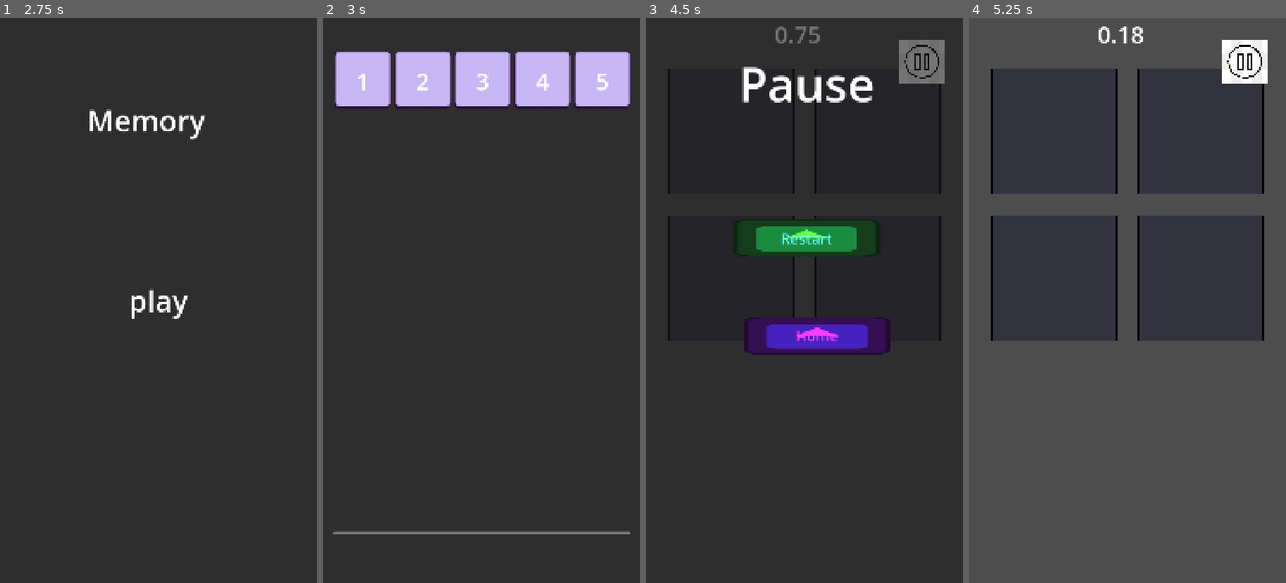
Above: before the commit, frames 1-4 (left to right).
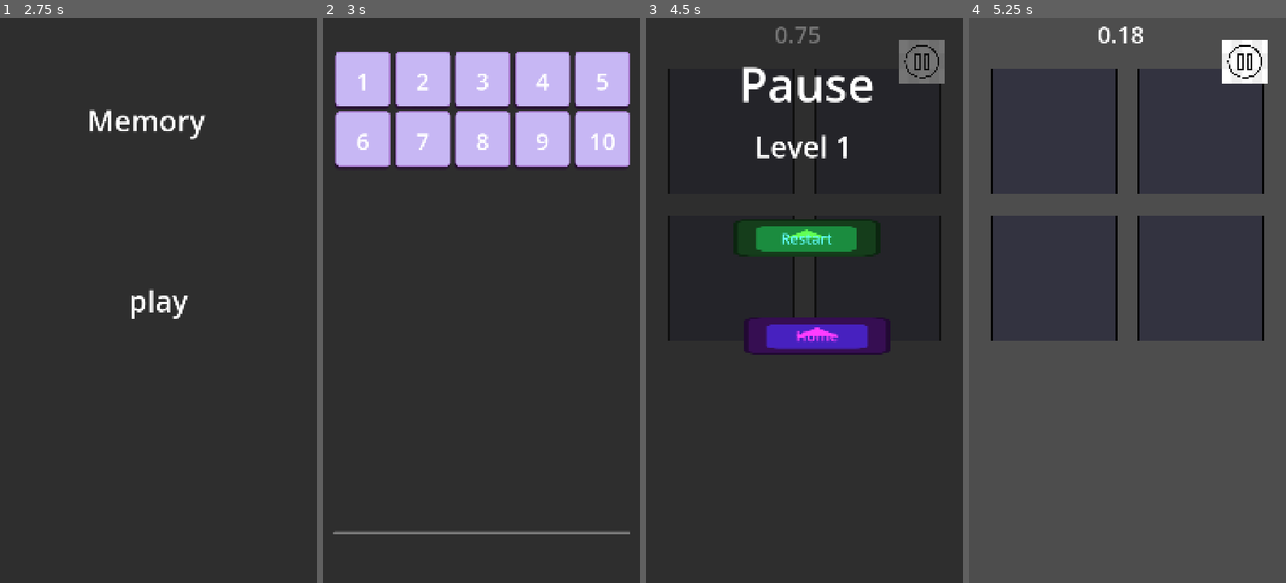
Above: after the commit, the same moments.

Repository: sabarnamaity-capsitech/SampleGameArchitecture
Game: Godot game, scene res://Scenes/Boot.tscn
The game is run twice, just before and just after one commit, with the same random seed, the same clock (stepped at 60 frames per second) and the same inputs. The engine's default icon, where the game draws it, is replaced by a stand-in: a white triangle on a blue panel in a dark square.
Inputs (mouse positions are in pixels of both pictures, inside the frame that each line leads up to):
- Up to frame 1 (2.75 s): tap Enter at 0.5, 2 s; move the mouse to (228, 272) at 0.52 s; click (228, 272) at 0.67 s; tap Space at 1.25 s; move the mouse to (95, 328) at 1.27 s; click (95, 328) at 1.42 s; move the mouse to (190, 176) at 2.02 s; click (190, 176) at 2.17 s
- Up to frame 2 (3 s): click "play" at 2.75 s
- Up to frame 3 (4.5 s): click "1" at 3.5 s; click (921, 63) at 4.25 s
- Up to frame 4 (5.25 s): click "Restart" at 5 s

Frame 1 is identical in both runs. In frame 2, 8.8% of the frame differs, in the area x 3-97%, y 16-27%; in frame 3, 0.4%; in frame 4, nothing differs.

Commit message:
pause,win connection modified, and levels added in resource

Diff:
--- a/Resource/LevelData.tres
+++ b/Resource/LevelData.tres
@@ -4,5 +4,5 @@
 
 [resource]
 script = ExtResource("1_wojvh")
-grid_sizes = Array[Vector2i]([Vector2i(2, 2), Vector2i(3, 2), Vector2i(4, 2), Vector2i(2, 2), Vector2i(5, 2)])
+grid_sizes = Array[Vector2i]([Vector2i(2, 2), Vector2i(3, 2), Vector2i(4, 2), Vector2i(2, 2), Vector2i(5, 2), Vector2i(3, 4), Vector2i(4, 4), Vector2i(4, 2), Vector2i(4, 3), Vector2i(2, 6)])
 metadata/_custom_type_script = "uid://disl4wede2xde"
--- a/Scenes/MemoryBoardController.gd
+++ b/Scenes/MemoryBoardController.gd
@@ -26,6 +26,8 @@
 	_game = game
 	_sound = sound
 	_ui = GameService.ui
+	if not GameBus.level_restarted.is_connected(_on_restart):
+		GameBus.level_restarted.connect(_on_restart)
 	_initialize()
 func _initialize() -> void:
 	var level_id := _game.current_level_id
@@ -34,8 +36,8 @@
 
 	_game.start_level(level_id)
 
-	if not GameBus.level_restarted.is_connected(_on_restart):
-		GameBus.level_restarted.connect(_on_restart)
+	# if not GameBus.level_restarted.is_connected(_on_restart):
+	# 	GameBus.level_restarted.connect(_on_restart)
 
 	_build_board()
 
@@ -44,7 +46,8 @@
 	if game_panel and game_panel.has_method("setup"):
 		game_panel.setup(_game, _sound, _ui)
 func _ready() -> void:
-	pass
+	GameBus.level_restarted.connect(_on_restart)
+	# pass
 
 func _on_restart(_id: int) -> void:
 	_build_board()
--- a/Scenes/PausePanel.gd
+++ b/Scenes/PausePanel.gd
@@ -5,11 +5,12 @@
 var _ui:UIManager
 @export var restart_button: TextureButton
 @export var home_button: TextureButton
-
+@export var level_label: Label
 func _ready() -> void:
 	process_mode = Node.PROCESS_MODE_ALWAYS
 	restart_button.pressed.connect(_on_restart_pressed)
 	home_button.pressed.connect(_on_home_pressed)
+	GameBus.game_paused.connect(_on_game_paused)
 func setup(sound: AudioManager, ui: UIManager, game: GameManager, scene: SceneManager) -> void:
 	_sound = sound
 	_ui = ui
@@ -21,7 +22,9 @@
 	get_tree().paused = false
 	_ui.pop("pause")
 	_game.restart_current()
-
+func _on_game_paused(level_id: int) -> void:
+	print("Game paused for level: ", level_id)
+	level_label.text = "Level %d" % level_id
 func _on_home_pressed() -> void:
 	print("Home pressed")
 	_sound.play("click")
--- a/Scenes/Pause_Panel.tscn
+++ b/Scenes/Pause_Panel.tscn
@@ -9,7 +9,10 @@
 [sub_resource type="LabelSettings" id="LabelSettings_i4erg"]
 font_size = 50
 
-[node name="PausePanel" type="Control" unique_id=1487180464 node_paths=PackedStringArray("restart_button", "home_button")]
+[sub_resource type="LabelSettings" id="LabelSettings_ukbof"]
+font_size = 100
+
+[node name="PausePanel" type="Control" unique_id=1487180464 node_paths=PackedStringArray("restart_button", "home_button", "level_label")]
 layout_mode = 3
 anchors_preset = 15
 anchor_right = 1.0
@@ -20,6 +23,7 @@
 script = ExtResource("1_ukbof")
 restart_button = NodePath("Panel/Restart")
 home_button = NodePath("Panel/Homebtn")
+level_label = NodePath("Panel/Label2")
 
 [node name="Panel" type="Panel" parent="." unique_id=452676681]
 layout_mode = 1
@@ -107,3 +111,16 @@
 label_settings = SubResource("LabelSettings_i4erg")
 horizontal_alignment = 1
 vertical_alignment = 1
+
+[node name="Label2" type="Label" parent="Panel" unique_id=163169334]
+layout_mode = 1
+anchors_preset = 5
+anchor_left = 0.5
+anchor_right = 0.5
+offset_left = -33.0
+offset_top = 368.0
+offset_right = 24.0
+offset_bottom = 505.0
+grow_horizontal = 2
+text = "1"
+label_settings = SubResource("LabelSettings_ukbof")
--- a/Scenes/WinPanel.gd
+++ b/Scenes/WinPanel.gd
@@ -6,6 +6,7 @@
 var _scene: SceneManager
 
 @export var time_label: Label
+@export var level_label: Label
 @export var retry_button: TextureButton
 @export var home_button: TextureButton
 
@@ -16,15 +17,22 @@
 	_scene = scene
 
 func _ready() -> void:
-	var t: float = _game.get_elapsed_time()
-	time_label.text = "Time: %.1fs" % t
+	print("WIN PANEL READY")
+	# var t: float = _game.get_elapsed_time()
+	# time_label.text = "Time: %.1fs" % t
+	GameBus.level_won.connect(_on_level_won)
 	retry_button.pressed.connect(_on_retry_pressed)
 	home_button.pressed.connect(_on_home_pressed)
 
 func _on_retry_pressed() -> void:
 	_ui.pop("win")
 	_game.restart_current()
-
+func _on_level_won(level_id: int, time_taken: float) -> void:
+	print("WIN SIGNAL RECEIVED")
+	print("LEVEL: ", level_id)
+	print("TIME: ", time_taken)
+	time_label.text = "%.2f s" % time_taken
+	level_label.text = "Level %d" % level_id
 func _on_home_pressed() -> void:
 	_ui.pop("win")
 	_scene.go_to("home")
--- a/Scenes/WinPanel.tscn
+++ b/Scenes/WinPanel.tscn
@@ -12,7 +12,10 @@
 [sub_resource type="LabelSettings" id="LabelSettings_i4erg"]
 font_size = 50
 
-[node name="WinPanel" type="Control" unique_id=1487180464 node_paths=PackedStringArray("time_label", "retry_button", "home_button")]
+[sub_resource type="LabelSettings" id="LabelSettings_wpalf"]
+font_size = 100
+
+[node name="WinPanel" type="Control" unique_id=1487180464 node_paths=PackedStringArray("time_label", "level_label", "retry_button", "home_button")]
 layout_mode = 3
 anchors_preset = 15
 anchor_right = 1.0
@@ -21,6 +24,7 @@
 grow_vertical = 2
 script = ExtResource("1_llaig")
 time_label = NodePath("Panel/TimeLabel")
+level_label = NodePath("Panel/Levelnumber")
 retry_button = NodePath("Panel/Restart")
 home_button = NodePath("Panel/Homebtn")
 
@@ -151,3 +155,18 @@
 label_settings = SubResource("LabelSettings_i4erg")
 horizontal_alignment = 1
 vertical_alignment = 1
+
+[node name="Levelnumber" type="Label" parent="Panel" unique_id=1823093847]
+layout_mode = 1
+anchors_preset = 5
+anchor_left = 0.5
+anchor_right = 0.5
+offset_left = -78.0
+offset_top = 273.0
+offset_right = 79.0
+offset_bottom = 647.0
+grow_horizontal = 2
+text = "0"
+label_settings = SubResource("LabelSettings_wpalf")
+horizontal_alignment = 1
+vertical_alignment = 1
--- a/Scripts/GameBus.gd
+++ b/Scripts/GameBus.gd
@@ -4,6 +4,7 @@
 
 signal level_started(level_number: int)
 signal level_won(level_number: int, time_taken: float)
+signal game_paused(level_number: int)
 signal level_lost(level_number: int)
 signal level_restarted(level_number: int)
 
--- a/Scripts/GameManager.gd
+++ b/Scripts/GameManager.gd
@@ -23,12 +23,14 @@
 func select_level(level_id: int) -> void:
 	current_level_id = level_id
 func report_win() -> void:
+	print("REPORT WIN CALLED")
 	if not _running:
 		return
 	_running = false
 	_save.mark_level_complete(current_level_id, _elapsed)
+	_ui.push("win")
 	GameBus.level_won.emit(current_level_id, _elapsed)
-	_ui.push("win")
+	print("LEVEL WON EMITTED")
 
 func report_lose() -> void:
 	if not _running:
--- a/Scripts/GamePanel.gd
+++ b/Scripts/GamePanel.gd
@@ -12,11 +12,14 @@
 	_sound = sound
 	_ui = ui
 	pause_btn.pressed.connect(_on_pause_pressed)
-
 func _process(_delta: float) -> void:
 	timer_label.text = "%.2f" % _game.get_elapsed_time()
-
+func _ready() -> void:
+	GameBus.level_started.connect(_on_level_started)
+func _on_level_started(level_id: int) -> void:
+	print("Level started: ", level_id)
 func _on_pause_pressed() -> void:
 	_sound.play("click")
 	get_tree().paused = true
 	_ui.push("pause")
+	GameBus.game_paused.emit(_game.current_level_id)
